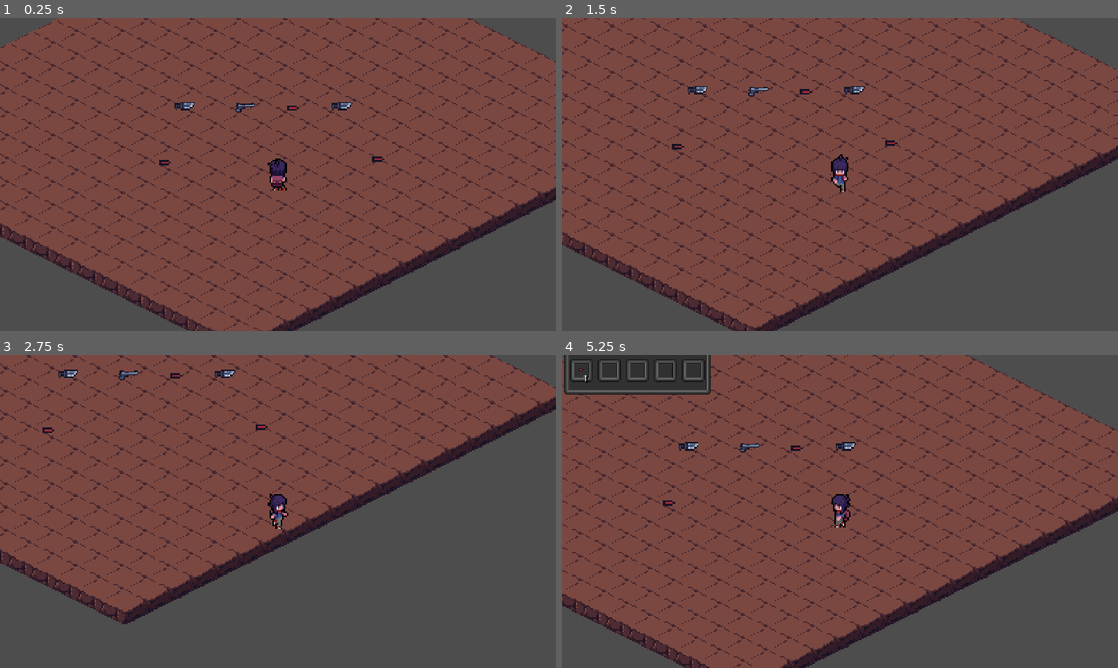
Above: before the commit, frames 1-4 (two rows, left to right).
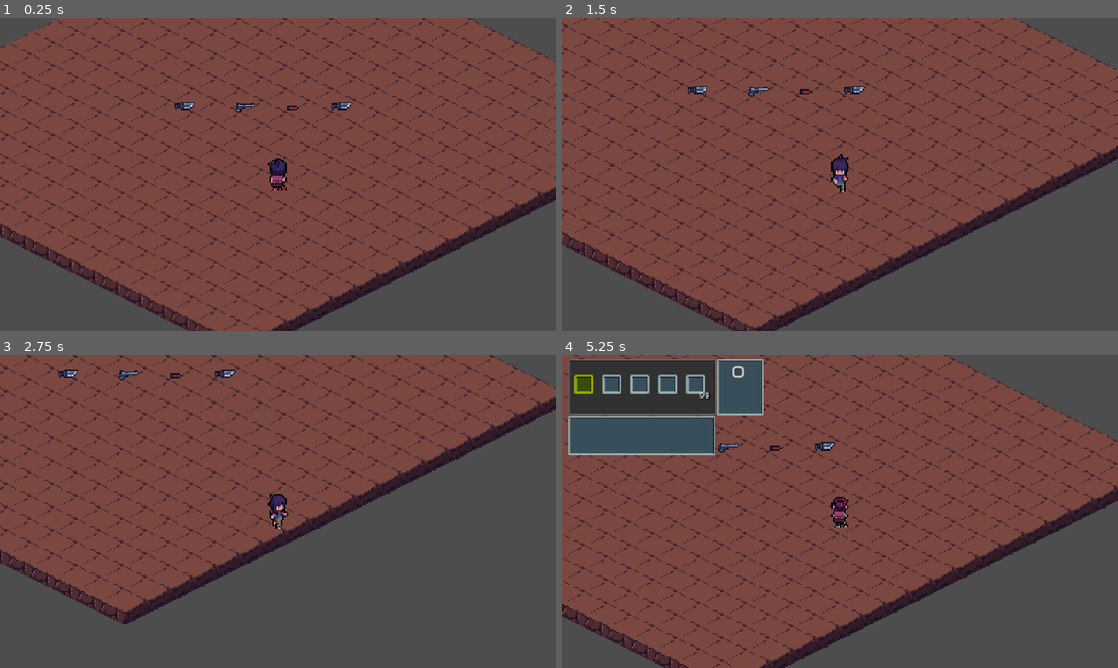
Above: after the commit, the same moments.

Repository: Ravenslyth/Toran
Game: Godot game, scene res://scene/map/OutWorldDev.tscn
The game is run twice, just before and just after one commit, with the same random seed, the same clock (stepped at 60 frames per second) and the same inputs.
Inputs (mouse positions are in pixels of both pictures, inside the frame that each line leads up to):
- Up to frame 1 (0.25 s): no input
- Up to frame 2 (1.5 s): tap Enter at 0.5 s; hold D (move_right) 0.53-1.28 s; tap E (loot) at 0.6 s; tap T (swap_character) at 0.8, 1.35 s; hold S (move_down) from 1.28 s (still down)
- Up to frame 3 (2.75 s): tap Z at 1.55, 2.1 s; release S (move_down) at 2.03 s; hold D (move_right) from 2.03 s (still down); tap Q at 2.3 s
- Up to frame 4 (5.25 s): release D (move_right) at 2.78 s; hold W (move_up) 2.78-3.53 s; tap Q at 2.85 s; tap E (loot) at 3.05, 3.6 s; hold A (move_left) 3.53-4.25 s; tap T (swap_character) at 3.8, 5.1 s; tap I (toggle_inventory) at 4.15 s; click (739, 370) at 4.27 s; hold A (move_left) from 5.03 s (still down)

The runs differ from the first frame. In frame 1, less than 0.1% of the frame differs, in the area x 28-70%, y 44-48%; in frame 2, less than 0.1%; in frame 3, less than 0.1%; in frame 4, 26%, in the area x 0-100%, y 0-100%.

Commit message:
inventory system detail

Diff:
--- a/model/character/Character.gd
+++ b/model/character/Character.gd
@@ -1,4 +1,5 @@
 class_name Character
+extends Node
 
 var base_speed := 300
 var speed_bonus := 0
--- /dev/null
+++ b/model/character/CharacterData.gd
@@ -0,0 +1,5 @@
+extends Resource
+class_name CharacterData
+
+@export var name: String
+@export var scene: PackedScene
--- a/model/character/PlayerCharacter.gd
+++ b/model/character/PlayerCharacter.gd
@@ -5,8 +5,7 @@
 var detection : Vector2 = Vector2(0,0)
 
 var object_current_loot : Area2D = null
-
-var inventory: Array = []
+var inventory : Inventory = preload("res://ressource/inventory/PlayerInventory.tres")
 var MAX_INVENTORY_SIZE := 0
 
 var equipment := {
@@ -54,24 +53,3 @@
 	return true
 
 #---------------------END FUNCTION EQUIP ITEM-----------------------#
-
-#-----------------------ADD ITEM INVENTORY-------------------------#
-#0003
-func add_item_inventory(object_current):
-	if inventory.size() >= MAX_INVENTORY_SIZE:
-		print("To much object .....")
-		return
-
-	print("Its could be useful ...")
-	inventory.append(object_current.obj)
-
-	object_current.queue_free()
-
-	if object_current == object_current_loot:
-		object_current_loot = null
-
-	#0004
-	equip_items("main_weapon",object_current.obj)
-
-
-#---------------------END ADD ITEM INVENTORY-----------------------#
--- /dev/null
+++ b/model/character/TeamData.gd
@@ -0,0 +1,4 @@
+class_name TeamData
+extends Resource
+
+@export var members: Array[CharacterData]
--- a/model/object/object.gd
+++ b/model/object/object.gd
@@ -5,3 +5,6 @@
 @export var description: String
 @export var isStackable: bool
 @export var icon: Texture2D
+
+func use():
+	print("useddddd")
--- a/model/object/weapon/Gun.gd
+++ b/model/object/weapon/Gun.gd
@@ -4,3 +4,6 @@
 @export var ammo_type: String = "9mm"
 @export var max_ammo: int = 6
 @export var current_ammo: int = 6
+
+func use():
+	print("used")
--- /dev/null
+++ b/ressource/character/my_team.tres
@@ -0,0 +1,20 @@
+[gd_resource type="Resource" script_class="TeamData" load_steps=7 format=3 uid="uid://0gv1akeqglkk"]
+
+[ext_resource type="Script" path="res://model/character/TeamData.gd" id="1_ghd1i"]
+[ext_resource type="PackedScene" uid="uid://4gohacy2v61b" path="res://scene/character/Napo.tscn" id="1_i1i1s"]
+[ext_resource type="Script" path="res://model/character/CharacterData.gd" id="2_mlosk"]
+[ext_resource type="PackedScene" uid="uid://5h4dhx5iu5ci" path="res://scene/character/Grano.tscn" id="3_vfi3k"]
+
+[sub_resource type="Resource" id="Resource_4py8r"]
+script = ExtResource("2_mlosk")
+name = "Napo"
+scene = ExtResource("1_i1i1s")
+
+[sub_resource type="Resource" id="Resource_1f1xa"]
+script = ExtResource("2_mlosk")
+name = "Grano"
+scene = ExtResource("3_vfi3k")
+
+[resource]
+script = ExtResource("1_ghd1i")
+members = Array[ExtResource("2_mlosk")]([SubResource("Resource_4py8r"), SubResource("Resource_1f1xa")])
--- a/ressource/inventory/PlayerInventory.tres
+++ b/ressource/inventory/PlayerInventory.tres
@@ -19,10 +19,6 @@
 script = ExtResource("2_ffkva")
 amount = 0
 
-[sub_resource type="Resource" id="Resource_bcwp1"]
-script = ExtResource("2_ffkva")
-amount = 0
-
 [resource]
 script = ExtResource("3_cpdnq")
-slots = Array[ExtResource("2_ffkva")]([SubResource("Resource_yndbq"), SubResource("Resource_cbj3j"), SubResource("Resource_u0hco"), SubResource("Resource_rnftd"), SubResource("Resource_bcwp1")])
+slots = Array[ExtResource("2_ffkva")]([SubResource("Resource_yndbq"), SubResource("Resource_cbj3j"), SubResource("Resource_u0hco"), SubResource("Resource_rnftd")])
--- a/scene/character/player.tscn
+++ b/scene/character/player.tscn
@@ -1,7 +1,8 @@
-[gd_scene load_steps=7 format=3 uid="uid://djfbyhod5gj5x"]
+[gd_scene load_steps=8 format=3 uid="uid://djfbyhod5gj5x"]
 
 [ext_resource type="Script" path="res://script/character/player.gd" id="1_8nvga"]
 [ext_resource type="Resource" uid="uid://dbysyyfnmjqyr" path="res://ressource/inventory/PlayerInventory.tres" id="2_bb6ae"]
+[ext_resource type="Resource" uid="uid://0gv1akeqglkk" path="res://ressource/character/my_team.tres" id="2_wmf8x"]
 [ext_resource type="PackedScene" uid="uid://gpmmu5sf6bds" path="res://scene/ui/inventory_gui.tscn" id="3_4ndsr"]
 [ext_resource type="Script" path="res://script/ui/CanvasLayer.gd" id="3_vw7xs"]
 
@@ -12,6 +13,7 @@
 [node name="Player" type="CharacterBody2D"]
 scale = Vector2(3, 3)
 script = ExtResource("1_8nvga")
+team_data = ExtResource("2_wmf8x")
 inventory = ExtResource("2_bb6ae")
 
 [node name="CollisionShape2D" type="CollisionShape2D" parent="."]
@@ -30,6 +32,14 @@
 script = ExtResource("3_vw7xs")
 
 [node name="InventoryGui" parent="Camera2D/CanvasLayer" instance=ExtResource("3_4ndsr")]
+visible = false
+anchors_preset = 9
+anchor_right = 0.0
+offset_left = 13.0
+offset_top = 9.0
+offset_right = 13.0
+offset_bottom = 9.0
+grow_horizontal = 1
 
 [connection signal="area_shape_entered" from="DetectionArea" to="." method="_on_detection_area_area_shape_entered"]
 [connection signal="area_shape_exited" from="DetectionArea" to="." method="_on_detection_area_area_shape_exited"]
--- a/scene/map/OutWorldDev.tscn
+++ b/scene/map/OutWorldDev.tscn
@@ -255,11 +255,3 @@
 [node name="Lootable4" parent="." instance=ExtResource("2_njbp6")]
 position = Vector2(398, 157)
 obj = ExtResource("5_e8iu2")
-
-[node name="Lootable5" parent="." instance=ExtResource("2_njbp6")]
-position = Vector2(575, 263)
-obj = ExtResource("5_e8iu2")
-
-[node name="Lootable6" parent="." instance=ExtResource("2_njbp6")]
-position = Vector2(133, 270)
-obj = ExtResource("5_e8iu2")
--- a/scene/ui/inventory_gui.tscn
+++ b/scene/ui/inventory_gui.tscn
@@ -6,18 +6,19 @@
 
 [sub_resource type="AtlasTexture" id="AtlasTexture_hmuyx"]
 atlas = ExtResource("1_sfy2x")
-region = Rect2(224, 79, 24, 24)
+region = Rect2(227, 82, 18, 18)
+
+[sub_resource type="AtlasTexture" id="AtlasTexture_dmvtt"]
+atlas = ExtResource("1_sfy2x")
+region = Rect2(115, 82, 18, 18)
 
 [node name="InventoryGui" type="Control"]
-custom_minimum_size = Vector2(128, 80)
 layout_mode = 3
 anchors_preset = 15
 anchor_right = 1.0
 anchor_bottom = 1.0
-offset_left = 4.0
-offset_top = -12.0
-offset_right = -995.0
-offset_bottom = -580.0
+offset_right = -1152.0
+offset_bottom = -648.0
 grow_horizontal = 2
 grow_vertical = 2
 scale = Vector2(2, 2)
@@ -25,40 +26,92 @@
 
 [node name="NinePatchRect" type="NinePatchRect" parent="."]
 layout_mode = 0
-offset_right = 152.0
-offset_bottom = 47.0
+offset_right = 153.0
+offset_bottom = 58.0
 texture = SubResource("AtlasTexture_hmuyx")
 patch_margin_left = 6
 patch_margin_top = 6
 patch_margin_right = 6
 patch_margin_bottom = 6
 
-[node name="GridContainer" type="GridContainer" parent="NinePatchRect"]
+[node name="CenterContainer" type="CenterContainer" parent="NinePatchRect"]
 layout_mode = 1
-anchors_preset = 8
-anchor_left = 0.5
-anchor_top = 0.5
-anchor_right = 0.5
-anchor_bottom = 0.5
-offset_left = -70.0
-offset_top = -14.5
-offset_right = 71.0
-offset_bottom = 11.5
+anchors_preset = 15
+anchor_right = 1.0
+anchor_bottom = 1.0
 grow_horizontal = 2
 grow_vertical = 2
+
+[node name="GridContainer" type="GridContainer" parent="NinePatchRect/CenterContainer"]
+layout_mode = 2
 columns = 5
 
-[node name="slot_gui" parent="NinePatchRect/GridContainer" instance=ExtResource("2_ouyxf")]
+[node name="slot_gui" parent="NinePatchRect/CenterContainer/GridContainer" instance=ExtResource("2_ouyxf")]
 layout_mode = 2
 
-[node name="slot_gui2" parent="NinePatchRect/GridContainer" instance=ExtResource("2_ouyxf")]
+[node name="slot_gui2" parent="NinePatchRect/CenterContainer/GridContainer" instance=ExtResource("2_ouyxf")]
 layout_mode = 2
 
-[node name="slot_gui3" parent="NinePatchRect/GridContainer" instance=ExtResource("2_ouyxf")]
+[node name="slot_gui3" parent="NinePatchRect/CenterContainer/GridContainer" instance=ExtResource("2_ouyxf")]
 layout_mode = 2
 
-[node name="slot_gui4" parent="NinePatchRect/GridContainer" instance=ExtResource("2_ouyxf")]
+[node name="slot_gui4" parent="NinePatchRect/CenterContainer/GridContainer" instance=ExtResource("2_ouyxf")]
 layout_mode = 2
 
-[node name="slot_gui5" parent="NinePatchRect/GridContainer" instance=ExtResource("2_ouyxf")]
+[node name="slot_gui5" parent="NinePatchRect/CenterContainer/GridContainer" instance=ExtResource("2_ouyxf")]
 layout_mode = 2
+
+[node name="description" type="NinePatchRect" parent="."]
+layout_mode = 0
+offset_top = 59.0
+offset_right = 152.0
+offset_bottom = 99.0
+texture = SubResource("AtlasTexture_dmvtt")
+patch_margin_left = 6
+patch_margin_top = 6
+patch_margin_right = 6
+patch_margin_bottom = 6
+
+[node name="title" type="Label" parent="description"]
+custom_minimum_size = Vector2(11, 14)
+layout_mode = 0
+offset_left = 5.0
+offset_top = 4.0
+offset_right = 16.0
+offset_bottom = 18.0
+theme_override_colors/font_color = Color(1, 1, 1, 1)
+theme_override_colors/font_shadow_color = Color(0, 0, 0, 1)
+theme_override_font_sizes/font_size = 8
+text = "
+"
+
+[node name="desc" type="Label" parent="description"]
+custom_minimum_size = Vector2(11, 14)
+layout_mode = 0
+offset_left = 4.5
+offset_top = 20.5
+offset_right = 15.5
+offset_bottom = 34.5
+theme_override_colors/font_color = Color(1, 1, 1, 1)
+theme_override_colors/font_shadow_color = Color(0, 0, 0, 1)
+theme_override_font_sizes/font_size = 8
+
+[node name="useMenu" type="NinePatchRect" parent="."]
+layout_mode = 0
+offset_left = 154.0
+offset_right = 202.0
+offset_bottom = 58.0
+texture = SubResource("AtlasTexture_dmvtt")
+patch_margin_left = 6
+patch_margin_top = 6
+patch_margin_right = 6
+patch_margin_bottom = 6
+
+[node name="Button" type="Button" parent="useMenu"]
+layout_mode = 0
+offset_left = 17.5
+offset_top = 8.5
+offset_right = 25.5
+offset_bottom = 16.5
+
+[connection signal="pressed" from="useMenu/Button" to="." method="_on_button_pressed"]
--- a/scene/ui/slot_gui.tscn
+++ b/scene/ui/slot_gui.tscn
@@ -5,7 +5,7 @@
 
 [sub_resource type="AtlasTexture" id="AtlasTexture_xa28x"]
 atlas = ExtResource("1_qrstj")
-region = Rect2(224, 78, 24, 26)
+region = Rect2(114, 81, 20, 20)
 
 [node name="slot_gui" type="Panel"]
 self_modulate = Color(1, 1, 1, 0)
--- a/script/character/Grano.gd
+++ b/script/character/Grano.gd
@@ -7,3 +7,4 @@
 	logic.base_speed = 100
 	logic.player_id = 2
 	logic.detection = Vector2(3,3)
+	logic.MAX_INVENTORY_SIZE = 5
--- a/script/character/Napo.gd
+++ b/script/character/Napo.gd
@@ -2,12 +2,13 @@
 
 @onready var logic := preload("res://model/character/PlayerCharacter.gd").new()
 @onready var animated_sprite : AnimatedSprite2D = $AnimatedSprite2D
-
-
-
 
 func _ready():
 	logic.base_speed = 200
 	logic.player_id = 1
 	logic.detection = Vector2(2,2)
 	logic.MAX_INVENTORY_SIZE = 5
+
+
+
+	print(logic.inventory.slots)
--- a/script/character/player.gd
+++ b/script/character/player.gd
@@ -1,58 +1,53 @@
 extends CharacterBody2D
 
-@onready var napo_scene = preload("res://scene/character/Napo.tscn")
-@onready var grano_scene = preload("res://scene/character/Grano.tscn")
 @onready var detectionShape : CollisionShape2D = $DetectionArea/DetectionShape2D
+@onready var inventory_gui =  $Camera2D/CanvasLayer/InventoryGui
 @onready var tilemap := get_parent().get_node("TileMap")
 
+@export var team_data: TeamData
+var team := []
+
+@export var inventory : Inventory
+var object_current_loot : Area2D = null
 
 var current_character : Node2D = null
-
-#@export var team_data: TeamData
-@export var inventory : Inventory
-
-var team := []
 var current_character_index := 0
 
-
-
 var direction
-
-var object_current_loot : Area2D = null
-
+var can_move = true
 
 #----------------------INITIALISATION PLAYER-----------------------#
 
 func _ready():
+	inventory_gui.inventory_opened.connect(_on_inventory_opened)
+	inventory_gui.inventory_closed.connect(_on_inventory_closed)
+
+	for char_data in team_data.members:
+		team.append(char_data.scene)
 	#0002
-	swap_character("Napo")
+	swap_to_character(0)
 
 #--------------------END INITIALISATION PLAYER---------------------#
 
 #------------------------PROCESS BY FRAME--------------------------#
 
 func _physics_process(delta):
+	if can_move:
+		if Input.is_action_just_pressed("loot"):
+			if object_current_loot:
+				object_current_loot.collect(inventory)
 
-	if Input.is_action_just_pressed("loot"):
+		if Input.is_action_just_pressed("swap_character"):
+			current_character_index = (current_character_index + 1) % team.size()
+			swap_to_character(current_character_index)
 
-		if object_current_loot:
-			object_current_loot.collect(inventory)
-
-
-	if Input.is_action_just_pressed("swap_character"):
-		if current_character.name == "Napo":
-			#0002
-			swap_character("Grano")
-		else:
-			#0002
-			swap_character("Napo")
-
-	if current_character:
-		var speed = current_character.logic.get_speed()
-		#0001
-		movementPlayer(speed)
-		current_character.logic.play_movement_animation(direction,current_character.animated_sprite)
-
+		if current_character:
+			var speed = current_character.logic.get_speed()
+			movementPlayer(speed)
+			current_character.logic.play_movement_animation(direction,current_character.animated_sprite)
+	else:
+		if current_character:
+			current_character.animated_sprite.play("idle")
 #-----------------------END PROCESS BY FRAME------------------------#
 
 #-------------------------MOVEMENT PLAYER---------------------------#
@@ -71,15 +66,12 @@
 
 #---------------------------INTERACTION----------------------------#
 #0002
-func swap_character(character_name:String):
+func swap_to_character(index: int):
 	if current_character:
 		current_character.queue_free()
 
-	if character_name == "Napo":
-		current_character = napo_scene.instantiate()
-	elif character_name == "Grano":
-		current_character = grano_scene.instantiate()
-
+	current_character_index = index
+	current_character = team[current_character_index].instantiate()
 	add_child(current_character)
 	detectionShape.scale = current_character.logic.detection
 
@@ -100,22 +92,9 @@
 #--------------------END DETECTION OBJECT--------------------------#
 
 
-#-----------------------ADD ITEM INVENTORY-------------------------#
-#0003
-func add_item_inventory(object_current):
-	if current_character.logic.inventory.size() >= current_character.logic.MAX_INVENTORY_SIZE:
-		print("To much object .....")
-		return
 
-	print("Its could be useful ...")
-	#current_character.logic.inventory.append(object_current.name)
-	object_current.queue_free()
 
-	if object_current == object_current_loot:
-		object_current_loot = null
-
-	print(current_character.logic.inventory)
-#---------------------END ADD ITEM INVENTORY-----------------------#
+#----------------------GET ID && COORD MAP-------------------------#
 
 func get_current_tile_atlas_coords() -> Vector2i:
 	var local_pos = tilemap.to_local(current_character.global_position)
@@ -123,3 +102,11 @@
 	var layer = 0  # la plupart du temps, 0
 	var atlas_coords = tilemap.get_cell_atlas_coords(layer, cell_coords)
 	return atlas_coords
+
+#--------------------END GET ID && COORD MAP-----------------------#
+
+func _on_inventory_opened():
+	can_move = false
+
+func _on_inventory_closed():
+	can_move = true
--- a/script/ui/inventory_gui.gd
+++ b/script/ui/inventory_gui.gd
@@ -1,14 +1,39 @@
 extends Control
 
-var isOpen: bool = false
+signal inventory_opened()
+signal inventory_closed()
 
 @onready var inventory: Inventory = preload("res://ressource/inventory/PlayerInventory.tres")
-@onready var slots: Array = $NinePatchRect/GridContainer.get_children()
+@onready var slots: Array = $NinePatchRect/CenterContainer/GridContainer.get_children()
+@onready var title =  $description/title
+@onready var desc =  $description/desc
 
+@onready var slotBackground = $background
+
+var isOpen: bool = false
+var selected_index := 0
+
+var columns := 5
 
 func _ready():
 	inventory.updated.connect(update)
 	update()
+
+func _unhandled_input(event):
+	if not isOpen:
+		return
+
+	if event is InputEventKey and event.pressed:
+		match event.keycode:
+			KEY_Z:
+				move_selection("up")
+			KEY_S:
+				move_selection("down")
+			KEY_Q:
+				move_selection("left")
+			KEY_D:
+				move_selection("right")
+
 
 func update():
 	for i in range(min(inventory.slots.size(), slots.size())):
@@ -17,8 +42,55 @@
 func open():
 	visible = true
 	isOpen = true
+	emit_signal("inventory_opened")
+	update_selection()
 
 
 func close():
 	visible = false
 	isOpen = false
+	emit_signal("inventory_closed")
+
+func move_selection(dir: String):
+	var total_slots = slots.size()
+	var row_size = columns
+
+	match dir:
+		"up":
+			selected_index = max(0, selected_index - row_size)
+		"down":
+			selected_index = min(total_slots - 1, selected_index + row_size)
+		"left":
+			if selected_index % row_size != 0:
+				selected_index -= 1
+		"right":
+			if (selected_index + 1) % row_size != 0 and selected_index + 1 < total_slots:
+				selected_index += 1
+
+	update_selection()
+
+func update_selection():
+	for i in range(slots.size()):
+		if i == selected_index:
+			slots[i].modulate = Color(1, 1, 0)
+		else:
+			slots[i].modulate = Color(1, 1, 1)
+
+	var selected_slot = get_selected_inventory_slot()
+	if selected_slot and selected_slot.item:
+		title.text = selected_slot.item.name
+		desc.text = selected_slot.item.description
+	else:
+		title.text = ""
+		desc.text = ""
+
+func get_selected_inventory_slot() -> InventorySlot:
+	if selected_index >= 0 and selected_index < inventory.slots.size():
+		return inventory.slots[selected_index]
+	return null
+
+
+func _on_button_pressed():
+	var slot = get_selected_inventory_slot()
+	if slot and slot.item:
+		slot.item.use()
Not shown: 1 places in ressource/inventory/PlayerInventory.tres that only renumber resources
Not shown: 1 places in scene/ui/inventory_gui.tscn that only renumber resources
